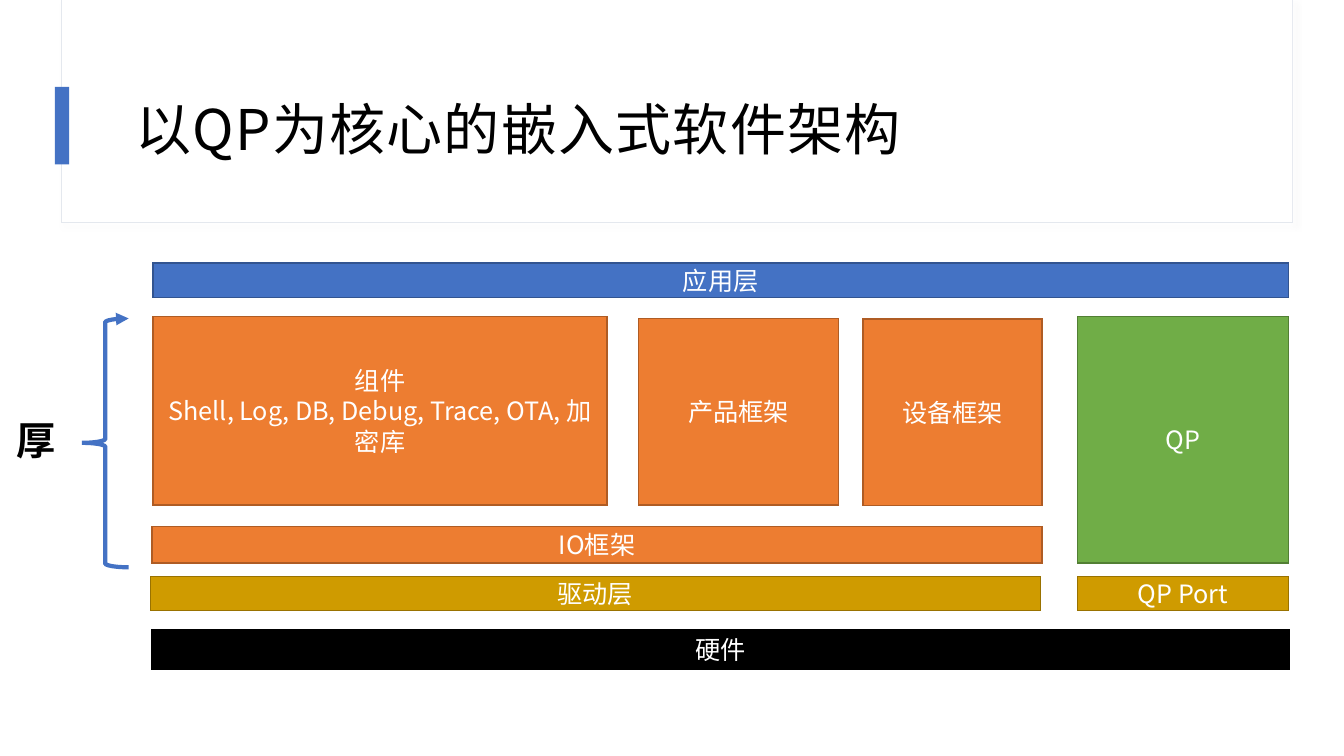
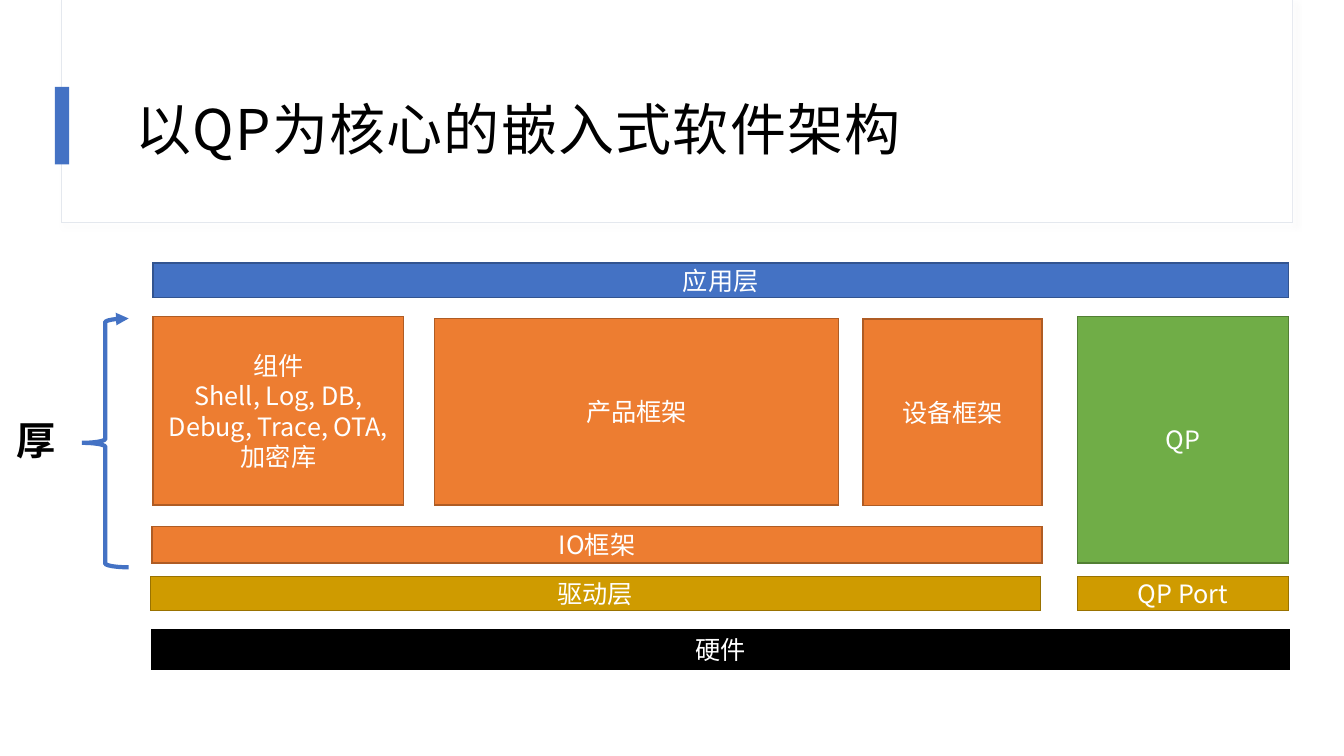
Before and after one commit to dreamdongbei/qpc-study, a slide deck: slide 18 of 资料/PPT.pptx. Drawn at 1344x756 pixels with LibreOffice and Linux fonts; fonts in the diff are those of the drawing. Boxes give left, top, right and bottom in pixels: in the first picture for what was removed or moved away, otherwise in the second. Text is boxed around its words. In the diff, an @@ line names an element or a change of style, - is before the commit and + after.

```diff
--- a/资料/PPT.pptx
+++ b/资料/PPT.pptx
@@ rectangle "组件": place and size @@
-rectangle "组件" at [153,317,607,505]
+rectangle "组件" at [153,317,403,505]
@@ rectangle "产品框架": place and size @@
-rectangle "产品框架" at [638,319,839,505]
+rectangle "产品框架" at [435,319,839,505]
```
Also in this commit, not shown: 1 other slide changed, 9 other files.
